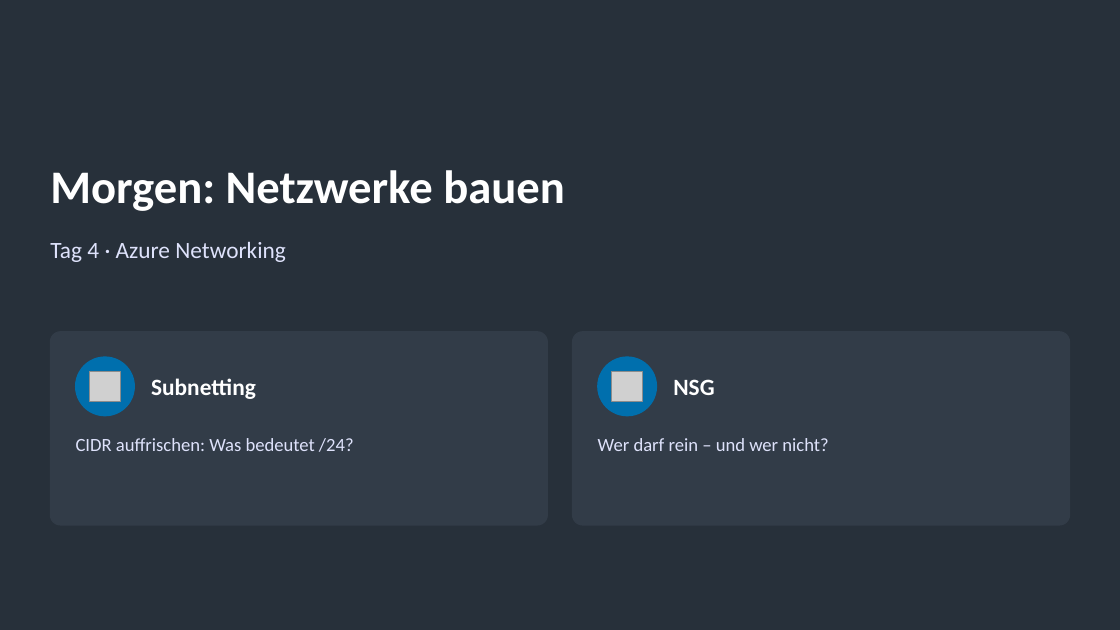
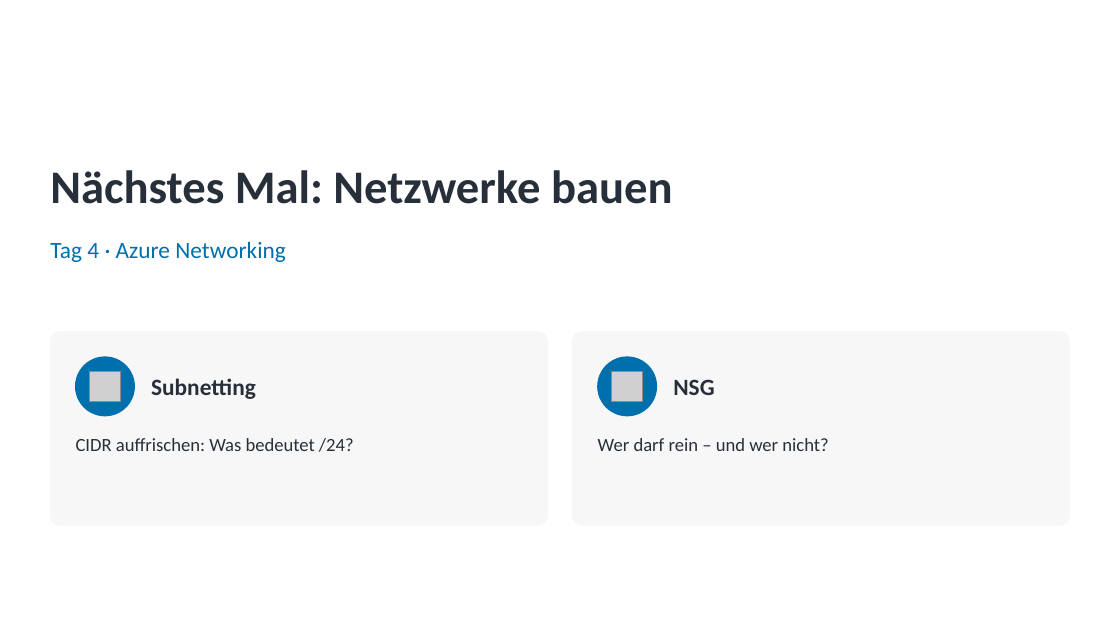
Before and after one commit to pat-teacher/azure-basics-training, a slide deck: slide 8 of praesentationen/tag-3-compute-und-storage.pptx. Drawn at 1120x630 pixels with LibreOffice and Linux fonts; fonts in the diff are those of the drawing; grey boxes stand for pictures; background and template pictures are left out. Boxes give left, top, right and bottom in pixels: in the first picture for what was removed or moved away, otherwise in the second. Text is boxed around its words. In the diff, an @@ line names an element or a change of style, - is before the commit and + after.

```diff
--- a/praesentationen/tag-3-compute-und-storage.pptx
+++ b/praesentationen/tag-3-compute-und-storage.pptx
@@ background #27303A to #FFFFFF @@
@@ title at box(50, 170, 673, 204): text changed; text colour #FFFFFF to #27303A @@
-Morgen: Netzwerke bauen
+Nächstes Mal: Netzwerke bauen
@@ text "Tag 4 · Azure Networking" at box(50, 241, 286, 262): text colour #DEE2FB to #006FAD @@
@@ rounded rectangle at box(50, 332, 548, 525): fill #323C48 to #F7F7F7; outline #323C48 1 pt to #F7F7F7 1 pt @@
@@ text "Subnetting" at box(151, 378, 256, 399): text colour #FFFFFF to #27303A @@
@@ rounded rectangle at box(573, 332, 1070, 525): fill #323C48 to #F7F7F7; outline #323C48 1 pt to #F7F7F7 1 pt @@
@@ text "NSG" at box(673, 379, 714, 395): text colour #FFFFFF to #27303A @@
@@ text "CIDR auffrischen: Was bedeutet /24?" at box(76, 438, 354, 452): text colour #DEE2FB to #27303A @@
@@ text "Wer darf rein – und ..." at box(598, 438, 828, 451): text colour #DEE2FB to #27303A @@
```
Also in this commit, not shown: 2 other slides changed, 16 other files.
